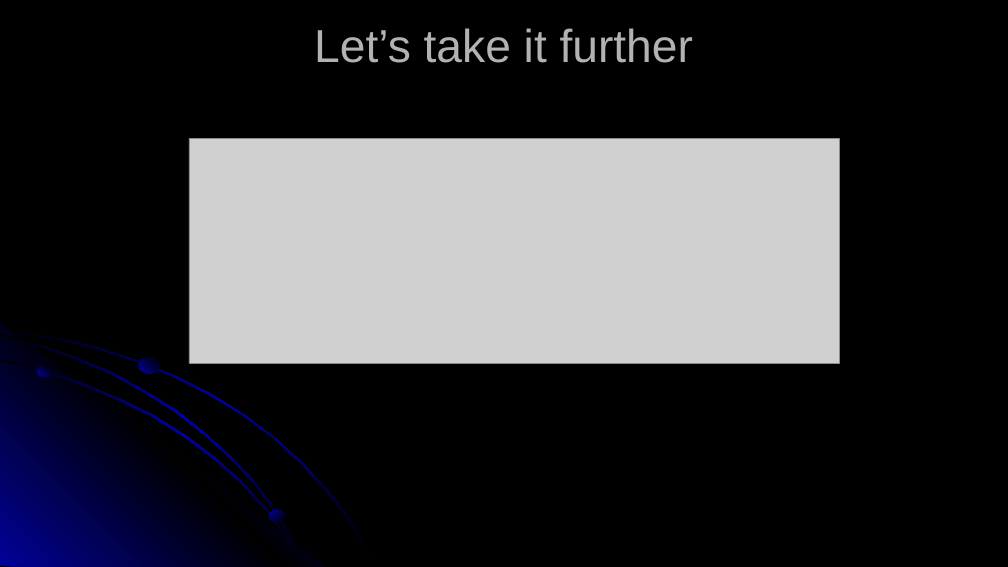
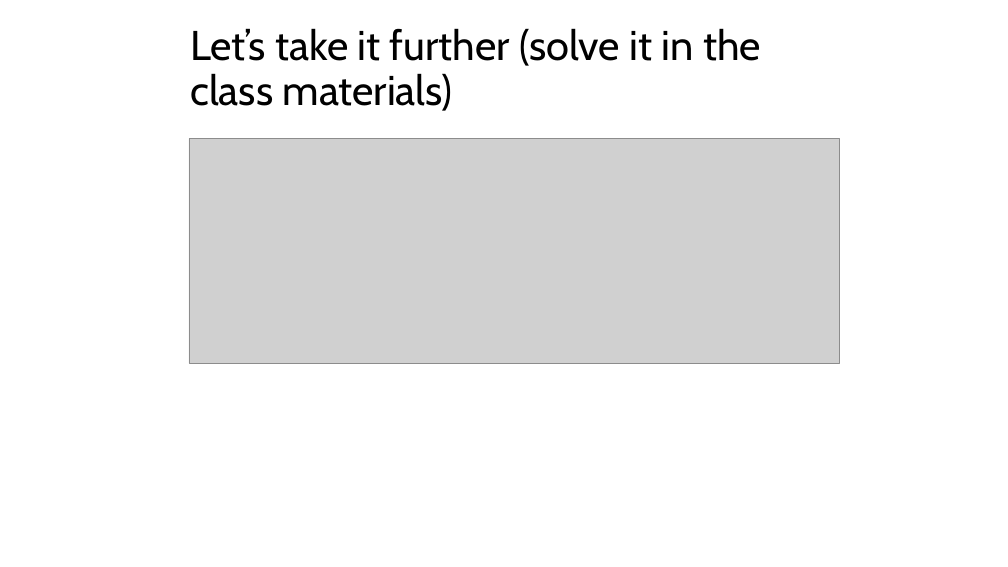
Before and after one commit to RHIT-CSSE/csse304, a slide deck: slide 6 of ClassMaterials/OOP/09-OOP-202120.pptx. Drawn at 1008x567 pixels with LibreOffice and Linux fonts; fonts in the diff are those of the drawing; grey boxes stand for pictures. Boxes give left, top, right and bottom in pixels: in the first picture for what was removed or moved away, otherwise in the second. Text is boxed around its words. In the diff, an @@ line names an element or a change of style, - is before the commit and + after.

```diff
--- a/ClassMaterials/OOP/09-OOP-202120.pptx
+++ b/ClassMaterials/OOP/09-OOP-202120.pptx
@@ background #000000 to #FFFFFF @@
@@ title at box(190, 28, 761, 111): text changed; size 44 to 39.6 pt; font Arial to Cabin; text colour #B2B2B2 to #000000 @@
-Let’s take it further
+Let’s take it further (solve it in the class materials)
@@ group removed at box(0, 323, 375, 567): 4 freeform shapes, 3 ellipses @@
```
Also in this commit, not shown: 12 other slides changed, 2 slides removed, 3 other files.
